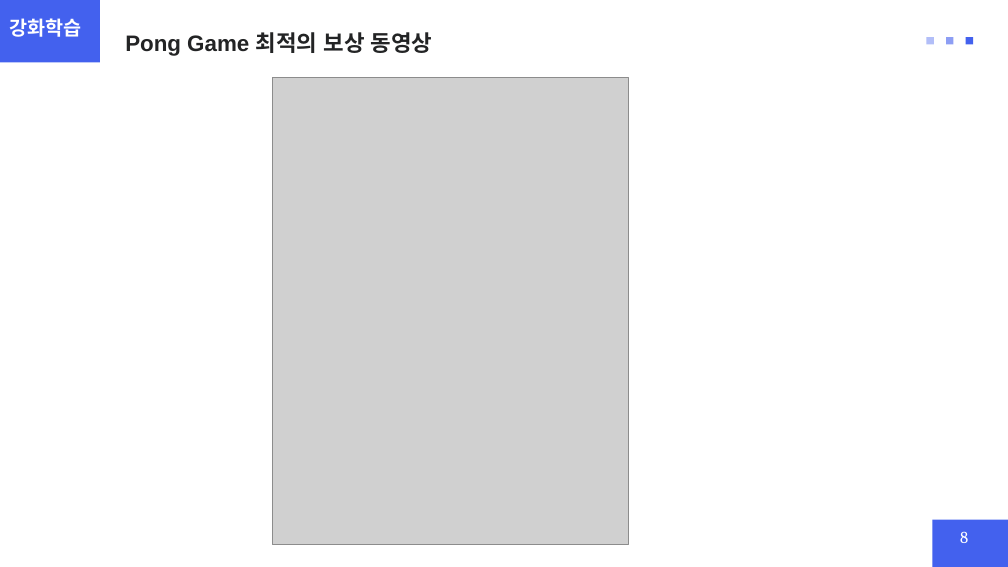
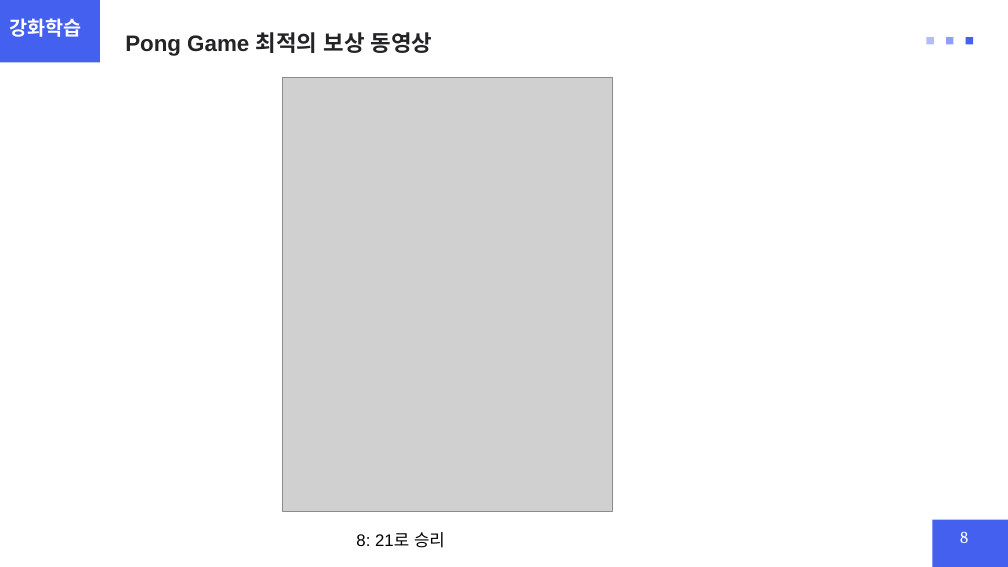
Before and after one commit to chohi22/Industrial-AI, a slide deck: slide 8 of 강화학습 실제/과제/Atari게임 PONG_2024254022_정현일.pptx. Drawn at 1008x567 pixels with LibreOffice and Linux fonts; fonts in the diff are those of the drawing; grey boxes stand for pictures. Boxes give left, top, right and bottom in pixels: in the first picture for what was removed or moved away, otherwise in the second. Text is boxed around its words. In the diff, an @@ line names an element or a change of style, - is before the commit and + after.

```diff
--- a/강화학습 실제/과제/Atari게임 PONG_2024254022_정현일.pptx
+++ b/강화학습 실제/과제/Atari게임 PONG_2024254022_정현일.pptx
@@ picture: place and size @@
-picture at [272, 78, 628, 544]
+picture at [282, 78, 613, 511]
@@ text added at [356, 532, 445, 548], 12 pt, text #000000 @@
+8: 21로 승리
```
Also in this commit, not shown: 1 other slide changed, 4 other files.
